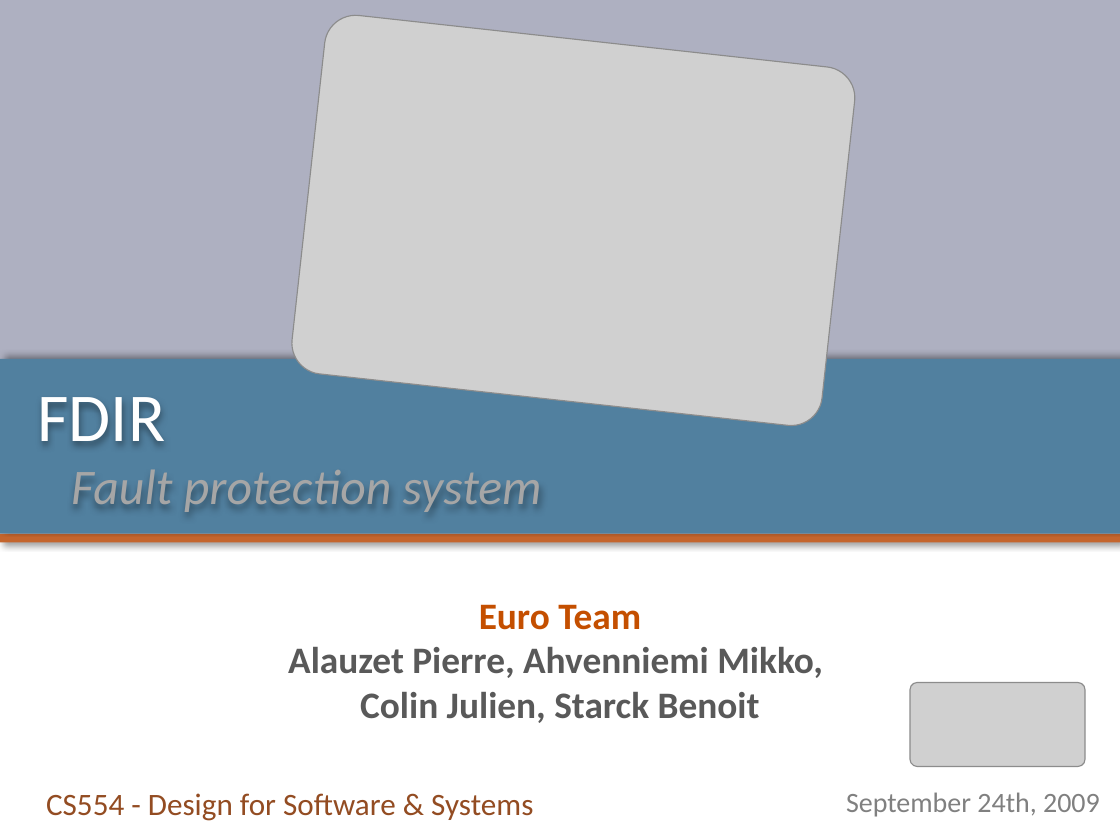
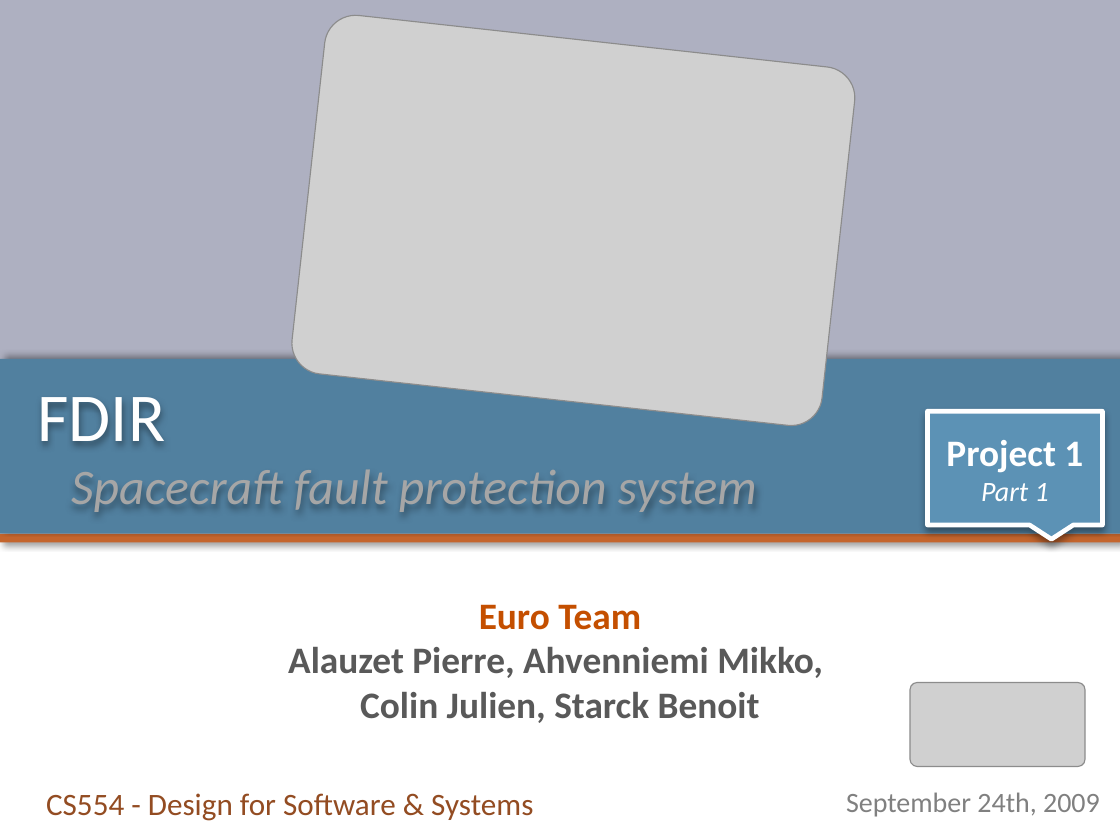
Before and after one commit to pierrealauzet/euroteam, a slide deck: slide 1 of Project 1/CS554_EuroTeam_Proposal.pptx. Drawn at 1120x840 pixels with LibreOffice and Linux fonts; fonts in the diff are those of the drawing; grey boxes stand for pictures. Boxes give left, top, right and bottom in pixels: in the first picture for what was removed or moved away, otherwise in the second. Text is boxed around its words. In the diff, an @@ line names an element or a change of style, - is before the commit and + after.

```diff
--- a/Project 1/CS554_EuroTeam_Proposal.pptx
+++ b/Project 1/CS554_EuroTeam_Proposal.pptx
@@ title at box(37, 397, 757, 512): text changed @@
-FDIR
-Fault protection system
+FDIR
+Spacecraft fault protection system
@@ speech box added at box(927, 411, 1102, 525), fill #5C92B5, outline #FFFFFF 3 pt, 24 pt, text #FFFFFF, bold @@
+Project 1
+Part 1
```
Also in this commit, not shown: 14 other slides changed, 6 slides added, 2 slides removed, 8 other files.
